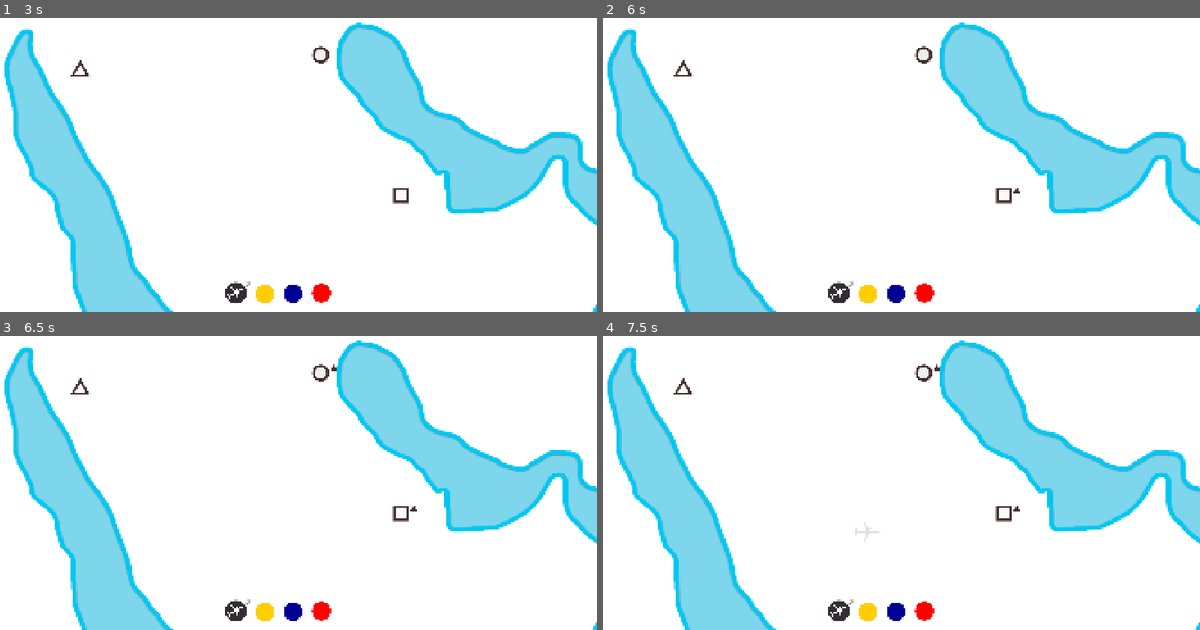
Above: before the commit, frames 1-4 (two rows, left to right).
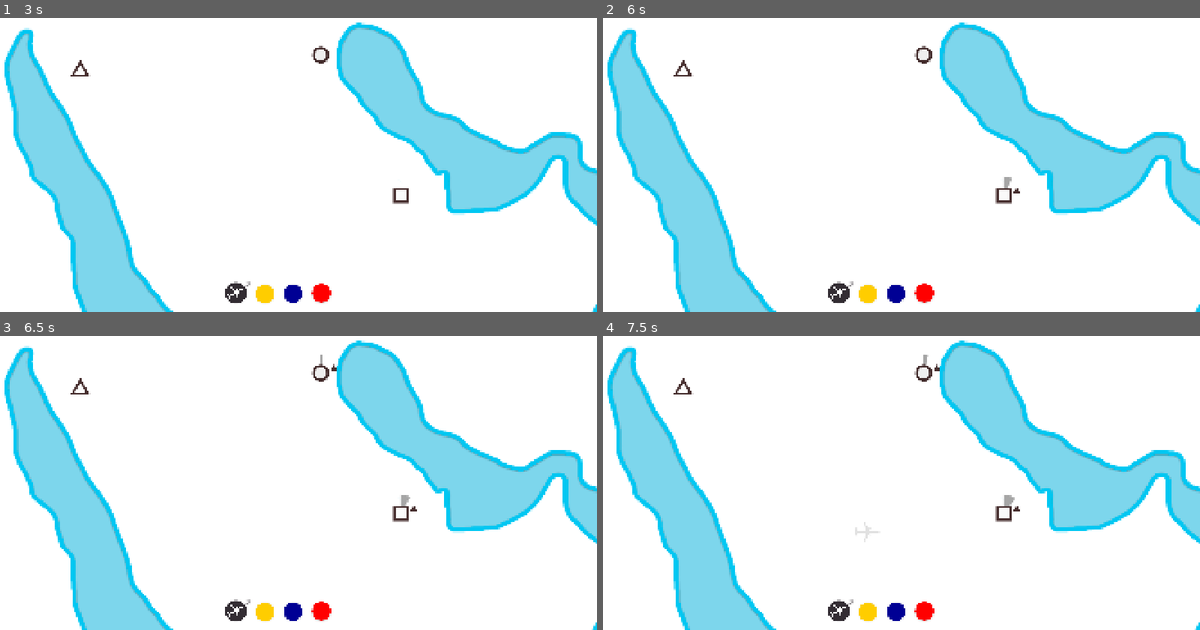
Above: after the commit, the same moments.

Repository: top-it-090304/Holding-Pattern
Game: Godot game, scene res://scene/Main.tscn
Same seed, same stepped clock (60 frames per second), same inputs: the game is played once before the commit and once after it.
Inputs (mouse positions are in pixels of both pictures, inside the frame that each line leads up to):
- Up to frame 1 (3 s): click (268, 294) at 0.5 s; click (292, 294) at 1.25 s; click (322, 294) at 2 s; click (268, 294) at 2.75 s
- Up to frame 2 (6 s): click (895, 294) at 3.5 s; click (925, 294) at 4.25 s; click (871, 294) at 5 s; click (895, 294) at 5.75 s
- Up to frame 3 (6.5 s): no input
- Up to frame 4 (7.5 s): click (925, 612) at 6.5 s; tap Enter at 7.25 s; drag from (841, 612) to (925, 374) at 7.27 s

Frame 1 is identical in both runs. In frame 2, less than 0.1% of the frame differs, in the area x 67-69%, y 54-58%; in frame 3, less than 0.1%; in frame 4, less than 0.1%, in the area x 53-69%, y 6-58%.

Commit message:
fix: game over text

Diff:
--- /dev/null
+++ b/font.tres
@@ -0,0 +1,6 @@
+[gd_resource type="Theme" format=3 uid="uid://c8xnikxnwoo8j"]
+
+[ext_resource type="FontFile" uid="uid://bxu04q03hthlj" path="res://font/LFCurry.ttf" id="1_7j002"]
+
+[resource]
+default_font = ExtResource("1_7j002")
--- a/project.godot
+++ b/project.godot
@@ -30,6 +30,10 @@
 window/stretch/aspect="ignore"
 window/vsync/vsync_mode=3
 
+[gui]
+
+theme/custom_font="uid://c8xnikxnwoo8j"
+
 [physics]
 
 3d/physics_engine="Jolt Physics"
--- a/scene/Main.tscn
+++ b/scene/Main.tscn
@@ -9,6 +9,7 @@
 [ext_resource type="Texture2D" uid="uid://dmiia6t0baedq" path="res://objects/Menu.png" id="5_hrl0l"]
 [ext_resource type="Texture2D" uid="uid://ck4unu555lgo2" path="res://objects/Button_red.png" id="5_s5yxy"]
 [ext_resource type="Texture2D" uid="uid://7ire7onvi2fn" path="res://objects/count_fly.png" id="6_eik88"]
+[ext_resource type="FontFile" uid="uid://bxu04q03hthlj" path="res://font/LFCurry.ttf" id="6_hrl0l"]
 [ext_resource type="Script" uid="uid://c44tchjyc16q0" path="res://scripts/Plane_add.gd" id="7_s5yxy"]
 [ext_resource type="Texture2D" uid="uid://dirl28ic4l46t" path="res://objects/Fly_ghost.png" id="8_eik88"]
 [ext_resource type="Script" uid="uid://dj87sysn61exl" path="res://scripts/Plane_count.gd" id="9_pnqar"]
@@ -47,37 +48,22 @@
 [node name="GameOverUI" type="CanvasLayer" parent="." unique_id=2125910932]
 process_mode = 3
 
-[node name="MainPack" type="Control" parent="GameOverUI" unique_id=1549837969]
+[node name="MainPack" type="CanvasGroup" parent="GameOverUI" unique_id=582818894]
 process_mode = 3
-layout_mode = 3
-anchors_preset = 0
-offset_right = 560.0
-offset_bottom = 343.0
 
 [node name="Vinetka" type="TextureRect" parent="GameOverUI/MainPack" unique_id=1163205481]
-visible = false
-layout_mode = 1
 anchors_preset = 15
 anchor_right = 1.0
 anchor_bottom = 1.0
-offset_top = -40.0
-offset_right = 1360.0
-offset_bottom = 697.0
+offset_top = -80.0
+offset_right = 1920.0
+offset_bottom = 1000.0
 grow_horizontal = 2
 grow_vertical = 2
 texture = ExtResource("3_aex65")
 
-[node name="ScoreLabel" type="Label" parent="GameOverUI/MainPack" unique_id=878178107]
-layout_mode = 0
-offset_left = 868.0
-offset_top = 89.0
-offset_right = 1133.0
-offset_bottom = 229.0
-theme_override_colors/font_color = Color(0, 0, 0, 1)
-
 [node name="Restart" type="Button" parent="GameOverUI/MainPack" unique_id=2137488011]
 process_mode = 3
-layout_mode = 0
 offset_left = 383.0
 offset_top = 640.0
 offset_right = 913.0
@@ -88,7 +74,6 @@
 
 [node name="Menu" type="Button" parent="GameOverUI/MainPack" unique_id=1409947932]
 process_mode = 3
-layout_mode = 0
 offset_left = 379.0
 offset_top = 720.0
 offset_right = 888.0
@@ -96,6 +81,37 @@
 pivot_offset = Vector2(150, 40)
 icon = ExtResource("5_hrl0l")
 flat = true
+
+[node name="RichTextLabel" type="RichTextLabel" parent="GameOverUI/MainPack" unique_id=446887255]
+offset_left = 551.0
+offset_top = 28.0
+offset_right = 1340.0
+offset_bottom = 189.0
+theme_override_colors/default_color = Color(0.2, 0.1764706, 0.2, 1)
+theme_override_colors/font_outline_color = Color(0.2, 0.1764706, 0.2, 1)
+theme_override_constants/outline_size = 7
+theme_override_fonts/bold_font = ExtResource("6_hrl0l")
+theme_override_font_sizes/normal_font_size = 103
+bbcode_enabled = true
+text = "Игра окончена"
+
+[node name="RichTextLabel2" type="RichTextLabel" parent="GameOverUI/MainPack" unique_id=1830128502]
+offset_left = 412.0
+offset_top = 177.0
+offset_right = 1511.0
+offset_bottom = 325.0
+theme_override_colors/default_color = Color(0.2, 0.1764706, 0.2, 1)
+theme_override_font_sizes/normal_font_size = 28
+text = "Переполнение этого аэропорта привело к закрытию вашей авиакомпании.
+В вашей авиакомпании Перевезено пассажиров:"
+
+[node name="ScoreLabel" type="Label" parent="GameOverUI/MainPack" unique_id=878178107]
+offset_left = 1124.0
+offset_top = 216.0
+offset_right = 1165.0
+offset_bottom = 256.0
+theme_override_colors/font_color = Color(0.2, 0.1764706, 0.2, 1)
+theme_override_font_sizes/font_size = 28
 
 [node name="UI" type="CanvasLayer" parent="." unique_id=1579573212]
 layer = 2
--- a/scripts/GameData.gd
+++ b/scripts/GameData.gd
@@ -1,7 +1,7 @@
 extends Node
 
 var start_planes: int = 3
-var max_passengers: int = 7
+var max_passengers: int = 1
 
 enum ShapeType { CIRCLE, SQUARE, TRIANGLE }
 
--- a/scripts/Main.gd
+++ b/scripts/Main.gd
@@ -10,6 +10,7 @@
 @onready var game_over_ui = $GameOverUI
 @onready var vinetka =  $GameOverUI/MainPack/Vinetka
 @onready var score_final_label = $GameOverUI/MainPack/ScoreLabel
+@onready var text_game_over = $GameOverUI/MainPack/Text
 @onready var main_pack = $GameOverUI/MainPack
 
 @onready var buttons = [$GameOverUI/MainPack/Restart, $GameOverUI/MainPack/Menu]
@@ -310,7 +311,8 @@
 
 	camera.process_mode = Node.PROCESS_MODE_ALWAYS
 	game_over_ui.show()
-	main_pack.modulate.a = 0.0
+	main_pack.self_modulate.a = 0.0
+
 
 	var tween = create_tween().set_pause_mode(Tween.TWEEN_PAUSE_PROCESS)
 	tween.set_trans(Tween.TRANS_CUBIC).set_ease(Tween.EASE_OUT)
@@ -325,7 +327,8 @@
 	tween.tween_interval(2.0)
 
 	tween.tween_callback(func():score_final_label.text = str(passengers_delivery))
-	tween.tween_property(main_pack, "modulate:a", 1.0, 1.8)
+	tween.tween_property(main_pack, "self_modulate:a", 1.0, 1.8).from(0.0)
+
 
 func _setup_vignette(_airport):
 	vinetka.expand_mode = TextureRect.EXPAND_KEEP_SIZE
Binary file added: font/LFCurry.ttf
Not shown, added: font/LFCurry.ttf.import
